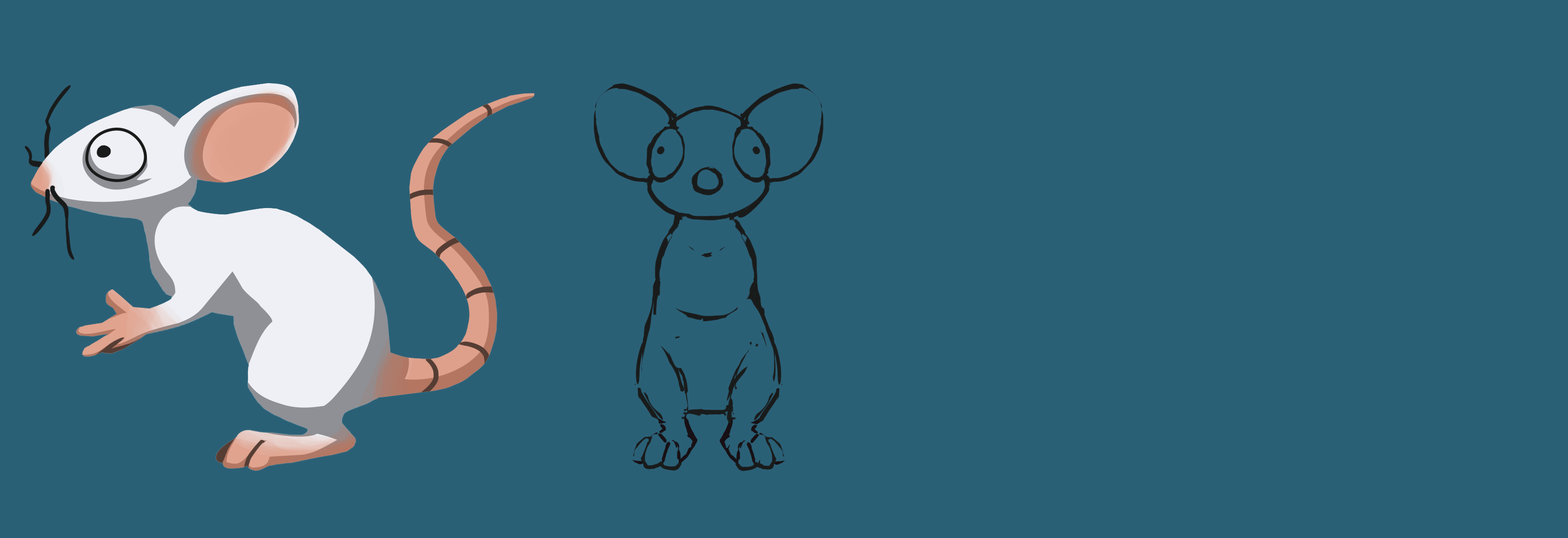
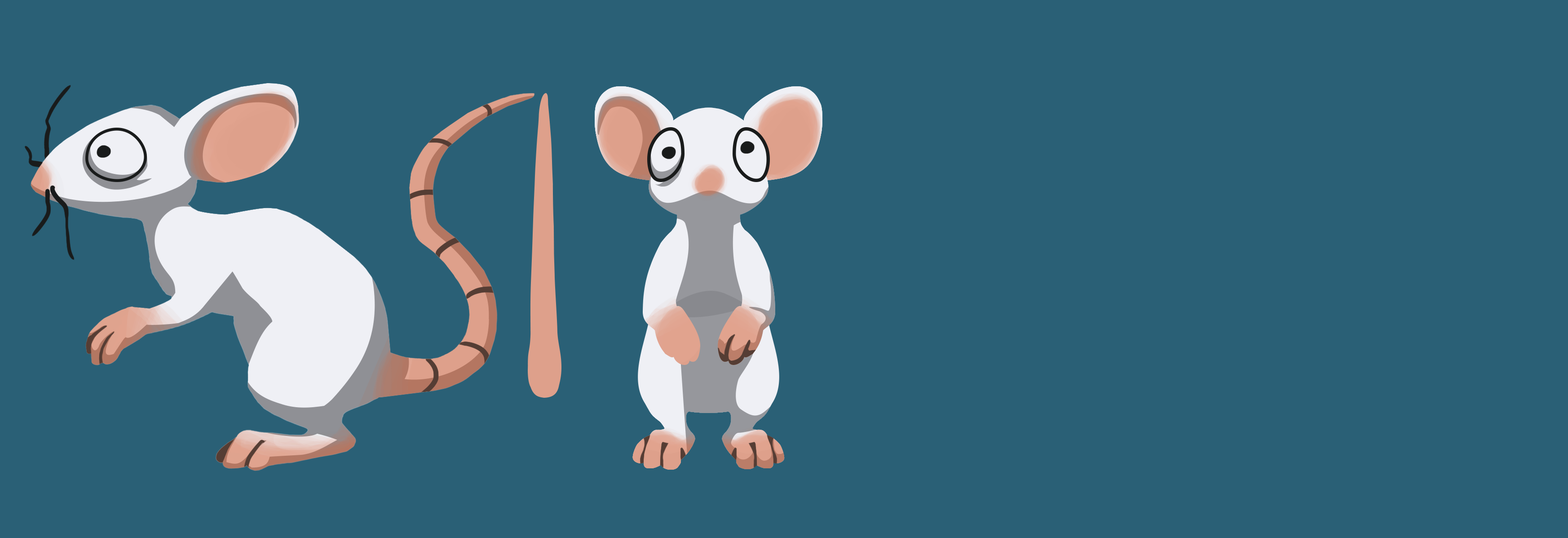
Layered file, before and after one edit (1568×538). Changes by layer:
added layer "tail middle" above "eyes" over [527, 92, 562, 398]
added layer "eyes" above "paw sketch" over [647, 127, 770, 182]
hid "front sprite sketch", opacity 100% → 49% over [593, 83, 824, 472]
added layer "left arm dark" above "left arm shade" over [717, 333, 757, 365]
added layer "left arm shade" (luminosity, 85%) above "left arm base" over [717, 270, 776, 361]
added layer "left arm base" above "right arm base" over [717, 228, 776, 365]
added layer "right arm base" above "front body dark details" over [642, 228, 701, 365]
added layer "front body dark details" above "Shape 4" over [639, 433, 778, 468]
added layer "Shape 4" (luminosity, 85%) above "Shape 3" over [649, 152, 683, 187]
added layer "Shape 3" (luminosity, 85%) above "shading lower body" over [597, 96, 769, 318]
added layer "shading lower body" (luminosity, 85%) above "base body" over [671, 290, 785, 469]
added layer "base body" above "Shape 2" over [594, 86, 823, 470]
painted on "dark details" over [85, 103, 495, 469]
painted on "shading" over [30, 96, 535, 471]
painted on "base", unmasked it over [30, 96, 535, 471]
